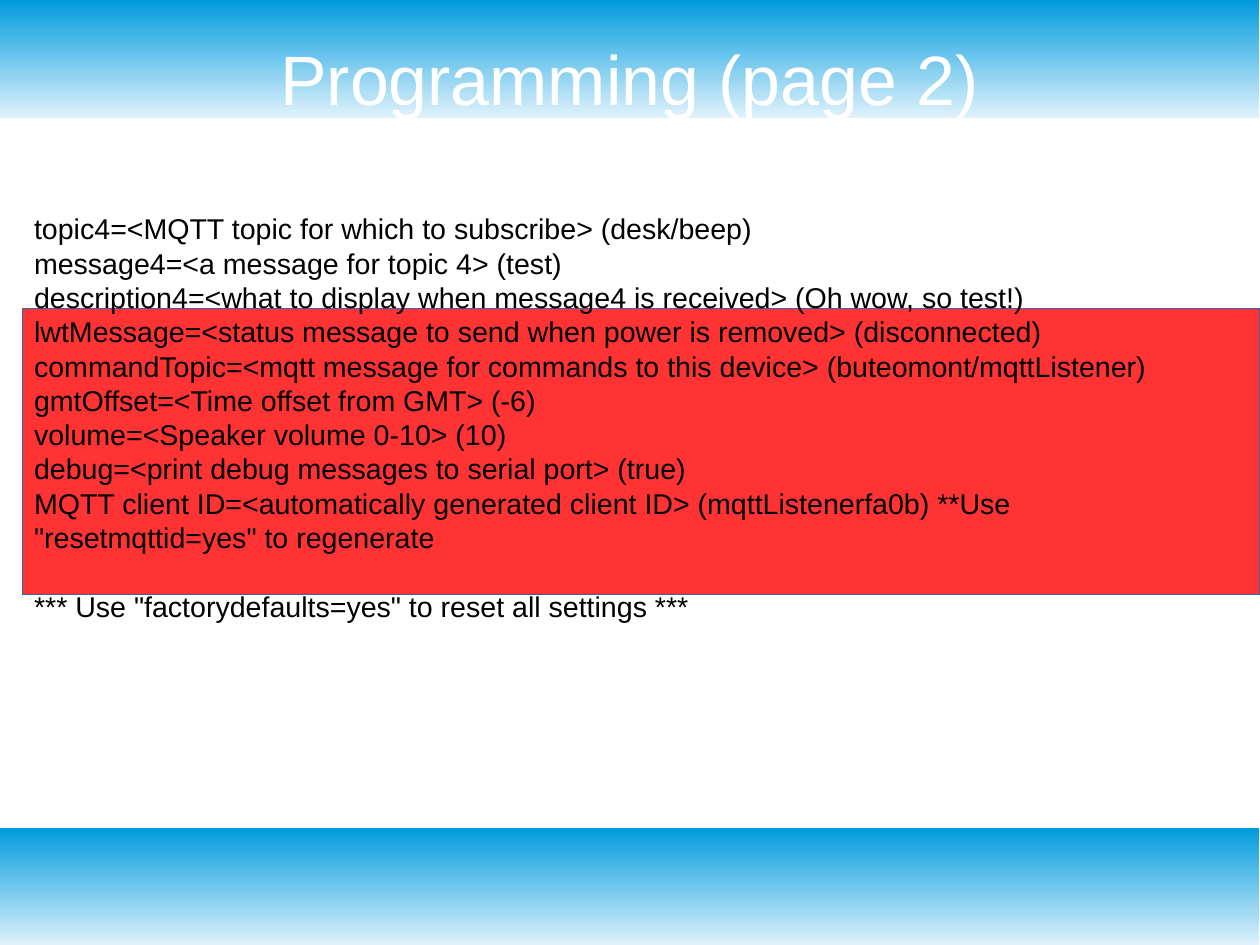
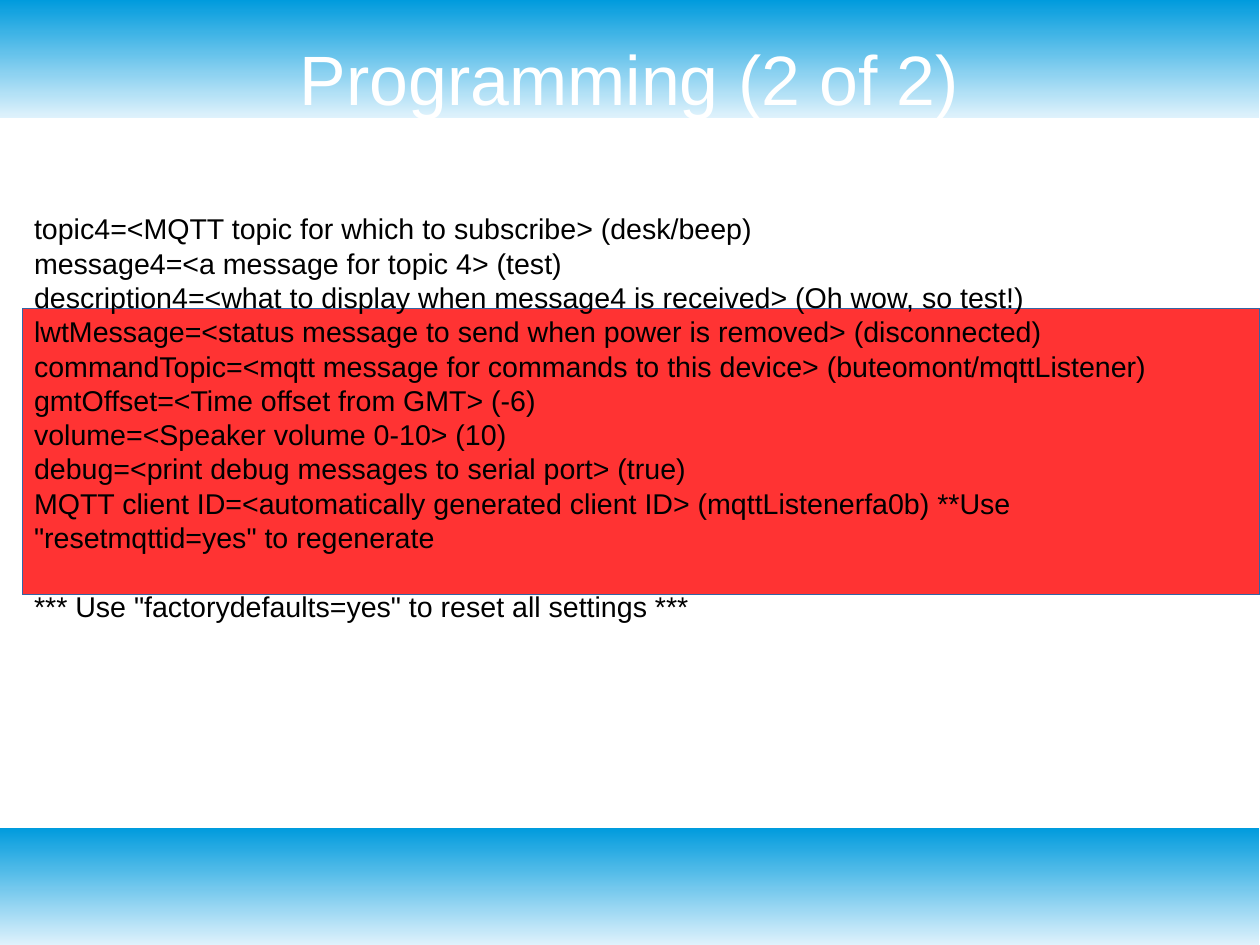
Before and after one commit to buteomont/mqttListener, a slide deck: slide 10 of presentation/HOT Club presentation.odp. Drawn at 1260x945 pixels with LibreOffice and Linux fonts; fonts in the diff are those of the drawing. Boxes give left, top, right and bottom in pixels: in the first picture for what was removed or moved away, otherwise in the second. Text is boxed around its words. In the diff, an @@ line names an element or a change of style, - is before the commit and + after.

```diff
--- a/presentation/HOT Club presentation.odp
+++ b/presentation/HOT Club presentation.odp
@@ title at <box>300,49,959,118</box>: text changed @@
-Programming (page 2)
+Programming (2 of 2)
```
Also in this commit, not shown: 6 other slides changed, 1 slide added, 1 other file.
